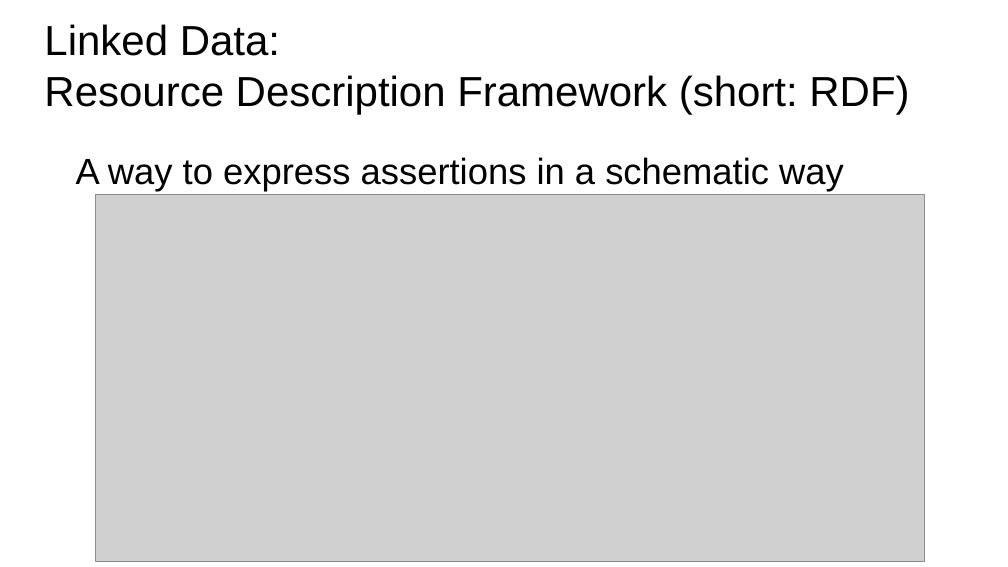
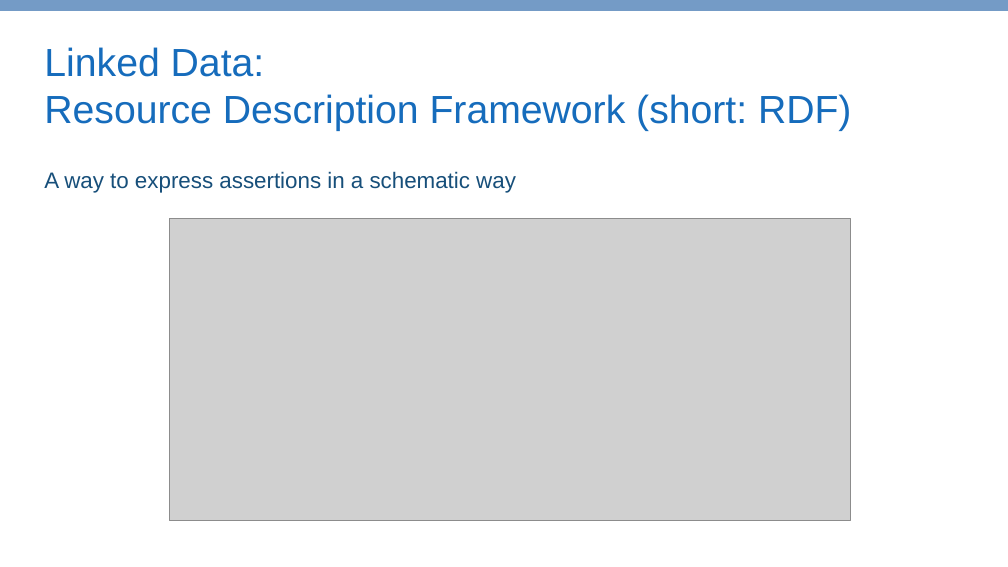
Before and after one commit to COALAIP/specs, a slide deck: slide 9 of presentations/COALA IP - short.pptx. Drawn at 1008x567 pixels with LibreOffice and Linux fonts; fonts in the diff are those of the drawing; grey boxes stand for pictures. Boxes give left, top, right and bottom in pixels: in the first picture for what was removed or moved away, otherwise in the second. Text is boxed around its words. In the diff, an @@ line names an element or a change of style, - is before the commit and + after.

```diff
--- a/presentations/COALA IP - short.pptx
+++ b/presentations/COALA IP - short.pptx
@@ rectangle added at box(0, 0, 1008, 11), fill #749BC6 @@
@@ title "Linked Data:": place and size @@
-title "Linked Data:" at box(44, 24, 909, 114)
+title "Linked Data:" at box(44, 47, 852, 131)
@@ title "Linked Data:" at box(44, 47, 852, 131): size 30 to 28 pt, text colour #000000 to #166CBC @@
@@ text "A way to express assertions ...": place and size @@
-text "A way to express assertions ..." at box(76, 157, 844, 191)
+text "A way to express assertions ..." at box(44, 171, 516, 193)
@@ text "A way to express assertions ..." at box(44, 171, 516, 193): size 26 to 16 pt, text colour #000000 to #174F7A; indent changed @@
@@ picture: place and size @@
-picture at box(96, 195, 924, 562)
+picture at box(169, 219, 851, 521)
```
Also in this commit, not shown: 21 other slides changed, 1 other file.
